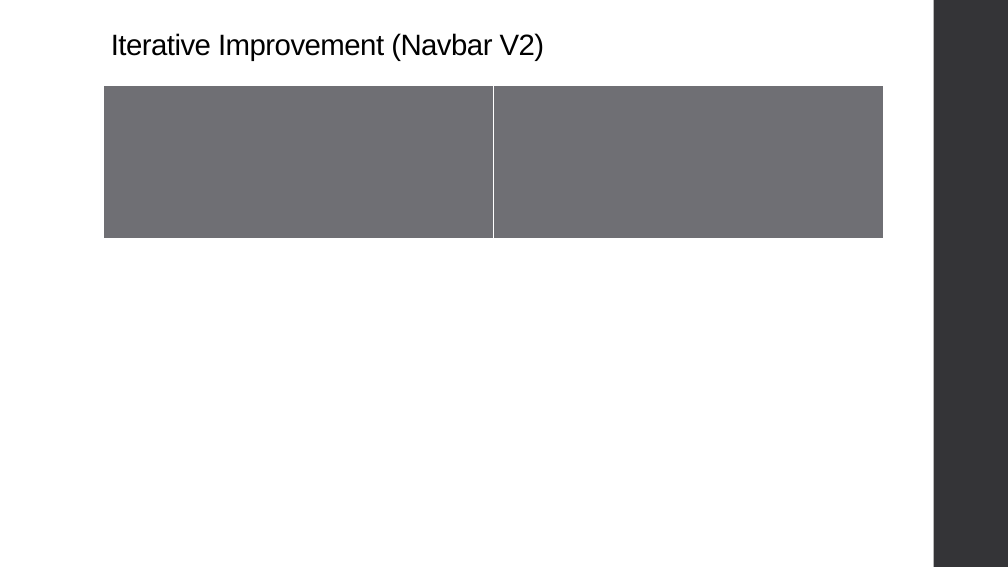
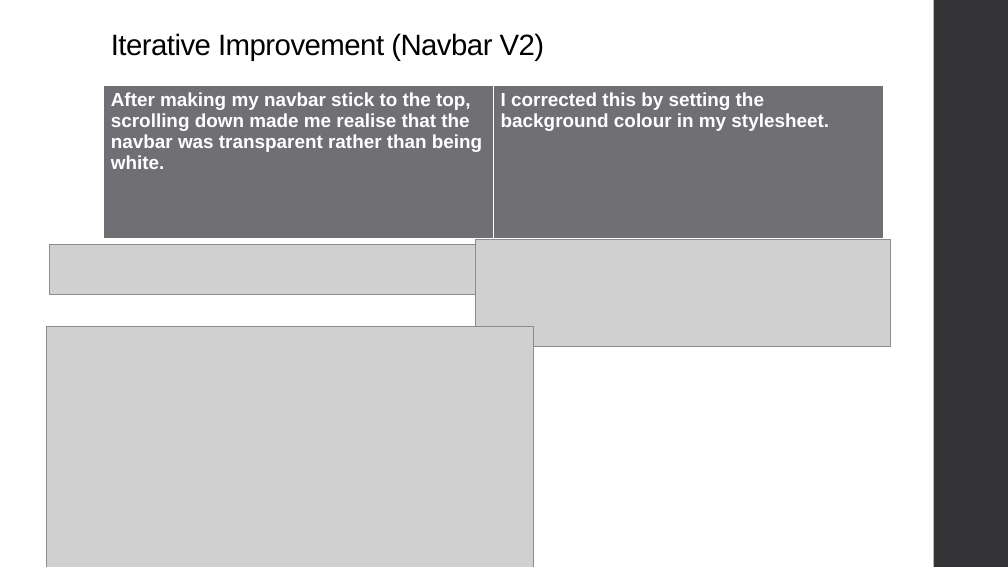
Before and after one commit to niuqaoJ-life/jollibee-fanpage, a slide deck: slide 36 of AS91903_91906_Evidence_Joaquin_Badenas.pptx (slide 33 before the commit). Drawn at 1008x567 pixels with LibreOffice and Linux fonts; fonts in the diff are those of the drawing; grey boxes stand for pictures. Boxes give left, top, right and bottom in pixels: in the first picture for what was removed or moved away, otherwise in the second. Text is boxed around its words. In the diff, an @@ line names an element or a change of style, - is before the commit and + after.

Commit message:
Changed Navbar Colour to white
Before, navbar was transparent instead of actually being white.

```diff
--- a/AS91903_91906_Evidence_Joaquin_Badenas.pptx
+++ b/AS91903_91906_Evidence_Joaquin_Badenas.pptx
@@ table at bbox=[104, 85, 884, 240] @@
-row 1, column 1: 
+row 1, column 1: After making my navbar stick to the top, scrolling down made me realise that the navbar was transparent rather than being white.
-row 1, column 2: 
+row 1, column 2: I corrected this by setting the background colour in my stylesheet.
@@ picture added at bbox=[476, 239, 891, 346] @@
@@ picture added at bbox=[50, 245, 476, 295] @@
@@ picture added at bbox=[46, 327, 533, 567] @@
```
Also in this commit, not shown: 2 other slides changed, 4 slides added, 2 other files.
